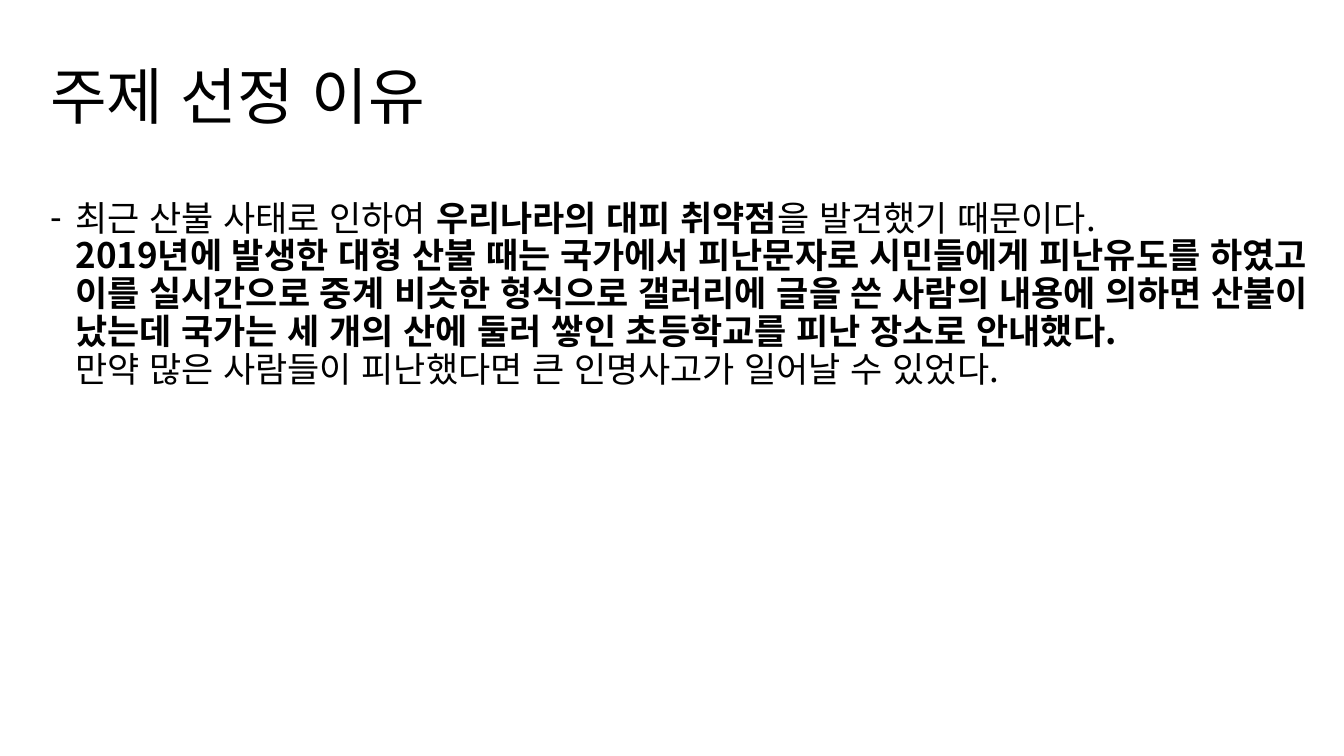
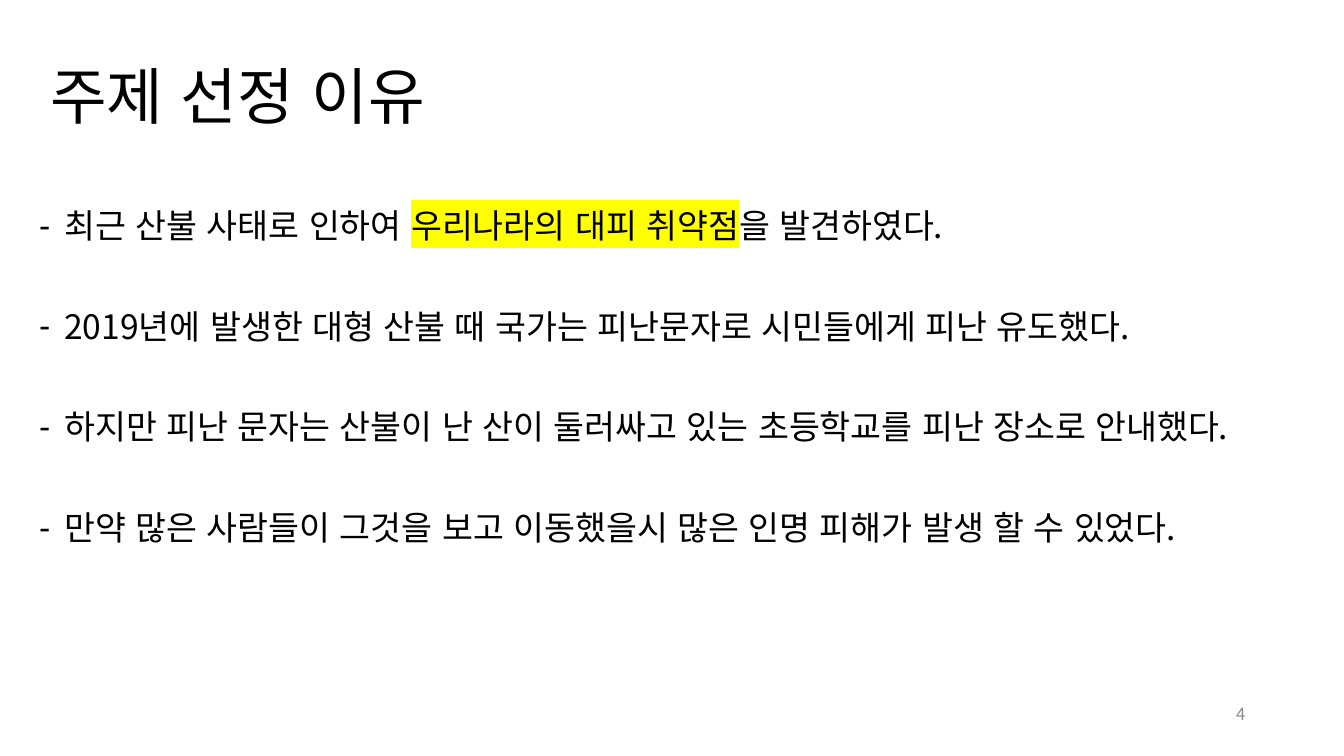
Before and after one commit to devsungmin/OSS-Team, a slide deck: slide 4 of 오픈소스 SW.pptx (slide 3 before the commit). Drawn at 1344x756 pixels with LibreOffice and Linux fonts; fonts in the diff are those of the drawing. Boxes give left, top, right and bottom in pixels: in the first picture for what was removed or moved away, otherwise in the second. Text is boxed around its words. In the diff, an @@ line names an element or a change of style, - is before the commit and + after.

```diff
--- a/오픈소스 SW.pptx
+++ b/오픈소스 SW.pptx
@@ text at (64, 204, 1229, 543): text changed; size 25 to 24 pt; bold off @@
-– 최근 산불 사태로 인하여 우리나라의 대피 취약점을 발견했기 때문이다.
-  2019년에 발생한 대형 산불 때는 국가에서 피난문자로 시민들에게 피난유도를 하였고 이를 실시간으로 중계 비슷한 형식으로 갤러리에 글을 쓴 사람의 내용에 의하면 산불이 났는데 국가는 세 개의 산에 둘러 쌓인 초등학교를 피난 장소로 안내했다.
-  만약 많은 사람들이 피난했다면 큰 인명사고가 일어날 수 있었다.
+– 최근 산불 사태로 인하여 우리나라의 대피 취약점을 발견하였다.
+– 2019년에 발생한 대형 산불 때 국가는 피난문자로 시민들에게 피난 유도했다.
+– 하지만 피난 문자는 산불이 난 산이 둘러싸고 있는 초등학교를 피난 장소로 안내했다.
+– 만약 많은 사람들이 그것을 보고 이동했을시 많은 인명 피해가 발생 할 수 있었다.
@@ page number added at (1236, 708, 1245, 720), 12 pt, text #8C8C8C @@
+4
```
Also in this commit, not shown: 8 other slides changed, 1 slide added, 1 slide removed.
